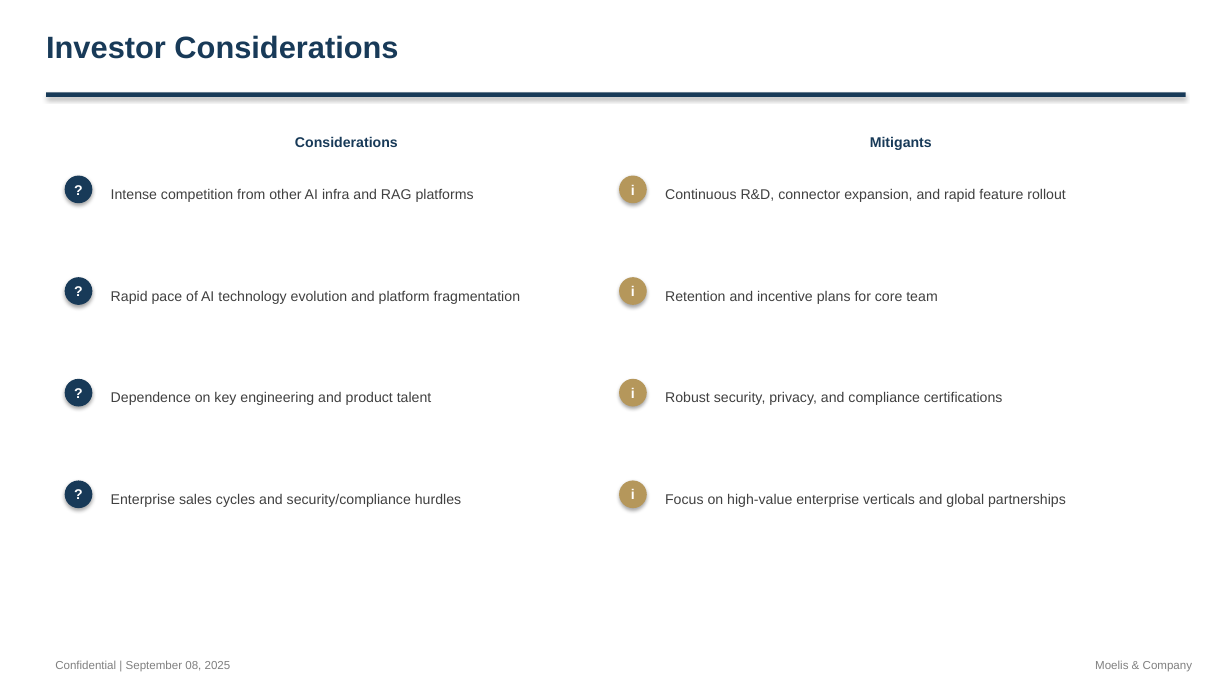
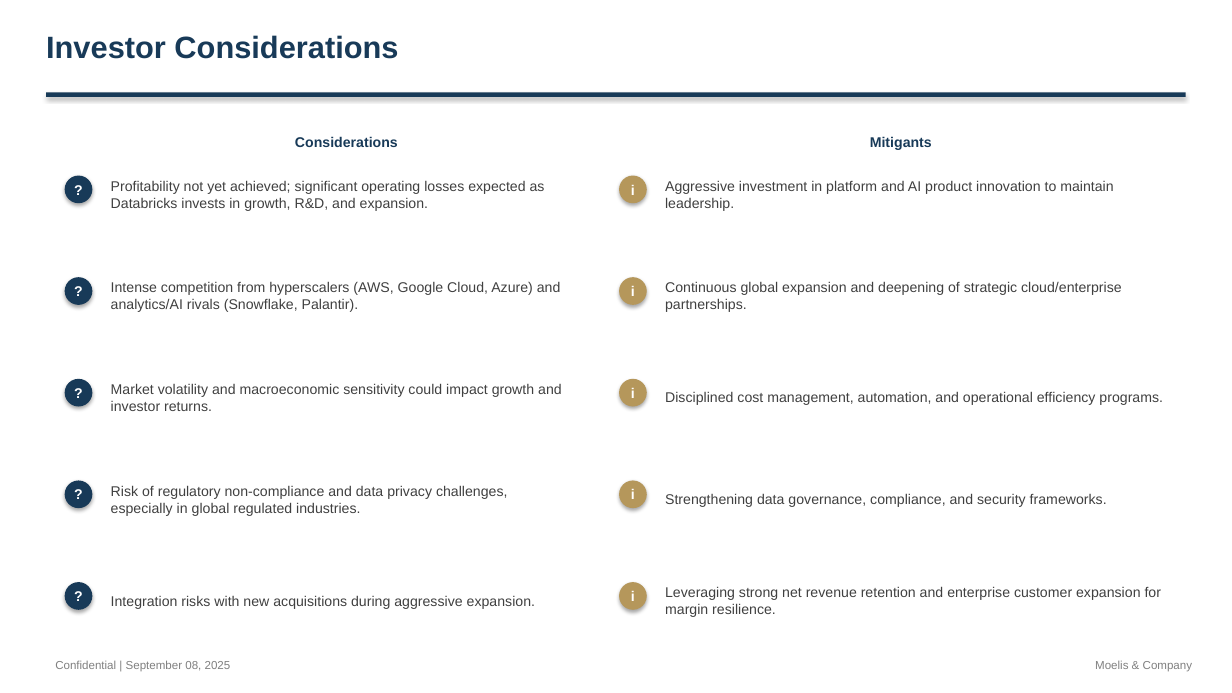
Before and after one commit to alinvb/slide_generator, a slide deck: slide 4 of ai_generated_deck.pptx (slide 2 before the commit). Drawn at 1232x693 pixels with LibreOffice and Linux fonts; fonts in the diff are those of the drawing. Boxes give left, top, right and bottom in pixels: in the first picture for what was removed or moved away, otherwise in the second. Text is boxed around its words. In the diff, an @@ line names an element or a change of style, - is before the commit and + after.

```diff
--- a/ai_generated_deck.pptx
+++ b/ai_generated_deck.pptx
@@ text at (x1=111, y1=180, x2=545, y2=211): text changed @@
-Intense competition from other AI infra and RAG platforms
+Profitability not yet achieved; significant operating losses expected as Databricks invests in growth, R&D, and expansion.
@@ text at (x1=665, y1=180, x2=1113, y2=211): text changed @@
-Continuous R&D, connector expansion, and rapid feature rollout
+Aggressive investment in platform and AI product innovation to maintain leadership.
@@ text at (x1=111, y1=281, x2=561, y2=312): text changed @@
-Rapid pace of AI technology evolution and platform fragmentation
+Intense competition from hyperscalers (AWS, Google Cloud, Azure) and analytics/AI rivals (Snowflake, Palantir).
@@ text at (x1=665, y1=281, x2=1122, y2=312): text changed @@
-Retention and incentive plans for core team
+Continuous global expansion and deepening of strategic cloud/enterprise partnerships.
@@ text at (x1=111, y1=383, x2=562, y2=411): text changed @@
-Dependence on key engineering and product talent
+Market volatility and macroeconomic sensitivity could impact growth and investor returns.
@@ text at (x1=665, y1=391, x2=1163, y2=405): text changed @@
-Robust security, privacy, and compliance certifications
+Disciplined cost management, automation, and operational efficiency programs.
@@ text at (x1=111, y1=485, x2=508, y2=516): text changed @@
-Enterprise sales cycles and security/compliance hurdles
+Risk of regulatory non-compliance and data privacy challenges, especially in global regulated industries.
@@ text at (x1=665, y1=493, x2=1107, y2=507): text changed @@
-Focus on high-value enterprise verticals and global partnerships
+Strengthening data governance, compliance, and security frameworks.
@@ ellipse added at (x1=65, y1=582, x2=92, y2=610), fill #183A58 @@
@@ text added at (x1=65, y1=582, x2=92, y2=610), 11 pt, text #FFFFFF, bold @@
+?
@@ text added at (x1=111, y1=595, x2=535, y2=609), 11 pt, text #404040 @@
+Integration risks with new acquisitions during aggressive expansion.
@@ ellipse added at (x1=619, y1=582, x2=647, y2=610), fill #B5975B @@
@@ text added at (x1=631, y1=591, x2=635, y2=601), 11 pt, text #FFFFFF, bold @@
+i
@@ text added at (x1=665, y1=586, x2=1161, y2=617), 11 pt, text #404040 @@
+Leveraging strong net revenue retention and enterprise customer expansion for margin resilience.
```
Also in this commit, not shown: 9 other slides changed, 6 slides added, 5 slides removed, 2 other files.
